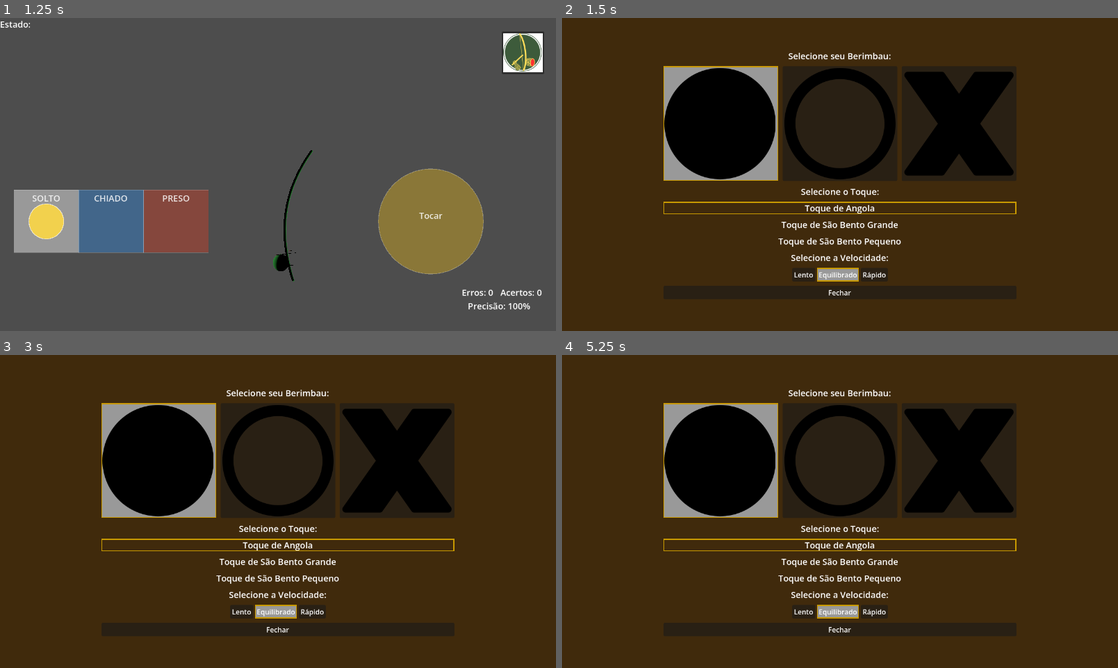
Above: before the commit, frames 1-4 (two rows, left to right).
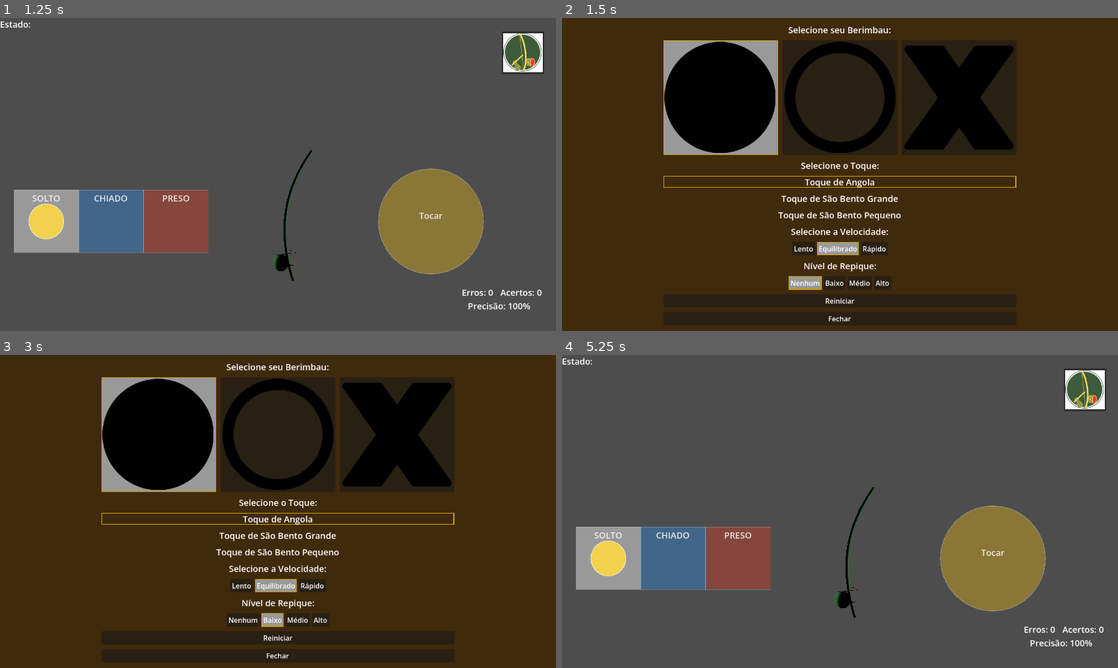
Above: after the commit, the same moments.

Repository: frsbrito/berimbau-3d
Game: Godot game, scene res://scenes/menu_principal.tscn
The game is run twice, just before and just after one commit, with the same random seed, the same clock (stepped at 60 frames per second) and the same inputs.
Inputs (mouse positions are in pixels of both pictures, inside the frame that each line leads up to):
- Up to frame 1 (1.25 s): click "Jogar" at 0.5 s
- Up to frame 2 (1.5 s): click (1084, 52) at 1.25 s
- Up to frame 3 (3 s): click (244, 621) at 2 s, where only the run after the commit has a clickable "Nenhum"; click (272, 621) at 2.75 s, where only the run after the commit has a clickable "Baixo"
- Up to frame 4 (5.25 s): click (862, 621) at 3.5 s, where only the run after the commit has a clickable "Médio"; click (884, 621) at 4.25 s, where only the run after the commit has a clickable "Alto"; click (840, 636) at 5 s, where only the run after the commit has a clickable "Reiniciar"

Frame 1 is identical in both runs. In frame 2, 17% of the frame differs, in the area x 18-82%, y 2-98%; in frame 3, 17%; in frame 4, 100%, in the area x 0-100%, y 0-100%.

Commit message:
Adiciona seleção de nível de repique nos menus de opções

Diff:
--- a/scenes/menu_opcoes.gd
+++ b/scenes/menu_opcoes.gd
@@ -11,6 +11,11 @@
 @onready var btn_lento = $Panel/MarginContainer/VBoxContainer/HBoxContainer_Velocidade/BtnLento
 @onready var btn_equilibrado = $Panel/MarginContainer/VBoxContainer/HBoxContainer_Velocidade/BtnEquilibrado
 @onready var btn_rapido = $Panel/MarginContainer/VBoxContainer/HBoxContainer_Velocidade/BtnRapido
+
+@onready var btn_rep_nenhum = $Panel/MarginContainer/VBoxContainer/HBoxContainer_Repique/BtnRepNenhum
+@onready var btn_rep_baixo  = $Panel/MarginContainer/VBoxContainer/HBoxContainer_Repique/BtnRepBaixo
+@onready var btn_rep_medio  = $Panel/MarginContainer/VBoxContainer/HBoxContainer_Repique/BtnRepMedio
+@onready var btn_rep_alto   = $Panel/MarginContainer/VBoxContainer/HBoxContainer_Repique/BtnRepAlto
 
 func _ready():
 	set_anchors_and_offsets_preset(Control.PRESET_FULL_RECT)
@@ -36,6 +41,12 @@
 		btn_rapido.button_pressed = true
 	else:
 		btn_equilibrado.button_pressed = true
+
+	match GameData.repique_nivel:
+		GameData.REPIQUE_NENHUM: btn_rep_nenhum.button_pressed = true
+		GameData.REPIQUE_BAIXO:  btn_rep_baixo.button_pressed  = true
+		GameData.REPIQUE_MEDIO:  btn_rep_medio.button_pressed  = true
+		GameData.REPIQUE_ALTO:   btn_rep_alto.button_pressed   = true
 
 func _on_btn_viola_pressed():
 	GameData.berimbau_atual = GameData.BERIMBAU_VIOLA
@@ -67,6 +78,22 @@
 	btn_angola.button_pressed = false
 	btn_sb_grande.button_pressed = false
 
+func _on_btn_rep_nenhum_pressed():
+	GameData.repique_nivel = GameData.REPIQUE_NENHUM
+
+func _on_btn_rep_baixo_pressed():
+	GameData.repique_nivel = GameData.REPIQUE_BAIXO
+
+func _on_btn_rep_medio_pressed():
+	GameData.repique_nivel = GameData.REPIQUE_MEDIO
+
+func _on_btn_rep_alto_pressed():
+	GameData.repique_nivel = GameData.REPIQUE_ALTO
+
+func _on_btn_reiniciar_pressed():
+	get_tree().paused = false
+	get_tree().reload_current_scene()
+
 func _on_btn_fechar_pressed():
 	queue_free()
 	get_tree().paused = false
--- a/scenes/menu_opcoes.tscn
+++ b/scenes/menu_opcoes.tscn
@@ -93,6 +93,37 @@
 border_width_right = 2
 border_width_bottom = 2
 border_color = Color(0.78431374, 0.6, 0, 1)
+
+[sub_resource type="StyleBoxFlat" id="StyleBoxFlat_rep1"]
+border_width_left = 2
+border_width_top = 2
+border_width_right = 2
+border_width_bottom = 2
+border_color = Color(0.78431374, 0.6, 0, 1)
+
+[sub_resource type="StyleBoxFlat" id="StyleBoxFlat_rep2"]
+border_width_left = 2
+border_width_top = 2
+border_width_right = 2
+border_width_bottom = 2
+border_color = Color(0.78431374, 0.6, 0, 1)
+
+[sub_resource type="StyleBoxFlat" id="StyleBoxFlat_rep3"]
+border_width_left = 2
+border_width_top = 2
+border_width_right = 2
+border_width_bottom = 2
+border_color = Color(0.78431374, 0.6, 0, 1)
+
+[sub_resource type="StyleBoxFlat" id="StyleBoxFlat_rep4"]
+border_width_left = 2
+border_width_top = 2
+border_width_right = 2
+border_width_bottom = 2
+border_color = Color(0.78431374, 0.6, 0, 1)
+
+[sub_resource type="ButtonGroup" id="ButtonGroup_rep"]
+resource_name = "Repique"
 
 [node name="MenuOpcoes" type="Control" unique_id=1613838885]
 process_mode = 3
@@ -230,6 +261,47 @@
 toggle_mode = true
 text = "Rápido"
 
+[node name="Label_Repique" type="Label" parent="Panel/MarginContainer/VBoxContainer" unique_id=111222333]
+layout_mode = 2
+text = "Nível de Repique:"
+horizontal_alignment = 1
+
+[node name="HBoxContainer_Repique" type="HBoxContainer" parent="Panel/MarginContainer/VBoxContainer" unique_id=111222334]
+layout_mode = 2
+alignment = 1
+
+[node name="BtnRepNenhum" type="Button" parent="Panel/MarginContainer/VBoxContainer/HBoxContainer_Repique" unique_id=111222335]
+layout_mode = 2
+theme_override_styles/pressed = SubResource("StyleBoxFlat_rep1")
+toggle_mode = true
+button_group = SubResource("ButtonGroup_rep")
+text = "Nenhum"
+
+[node name="BtnRepBaixo" type="Button" parent="Panel/MarginContainer/VBoxContainer/HBoxContainer_Repique" unique_id=111222336]
+layout_mode = 2
+theme_override_styles/pressed = SubResource("StyleBoxFlat_rep2")
+toggle_mode = true
+button_group = SubResource("ButtonGroup_rep")
+text = "Baixo"
+
+[node name="BtnRepMedio" type="Button" parent="Panel/MarginContainer/VBoxContainer/HBoxContainer_Repique" unique_id=111222337]
+layout_mode = 2
+theme_override_styles/pressed = SubResource("StyleBoxFlat_rep3")
+toggle_mode = true
+button_group = SubResource("ButtonGroup_rep")
+text = "Médio"
+
+[node name="BtnRepAlto" type="Button" parent="Panel/MarginContainer/VBoxContainer/HBoxContainer_Repique" unique_id=111222338]
+layout_mode = 2
+theme_override_styles/pressed = SubResource("StyleBoxFlat_rep4")
+toggle_mode = true
+button_group = SubResource("ButtonGroup_rep")
+text = "Alto"
+
+[node name="BtnReiniciar" type="Button" parent="Panel/MarginContainer/VBoxContainer" unique_id=987654321]
+layout_mode = 2
+text = "Reiniciar"
+
 [node name="BtnFechar" type="Button" parent="Panel/MarginContainer/VBoxContainer" unique_id=1914438985]
 layout_mode = 2
 text = "Fechar
@@ -244,4 +316,9 @@
 [connection signal="pressed" from="Panel/MarginContainer/VBoxContainer/HBoxContainer_Velocidade/BtnLento" to="." method="_on_btn_lento_pressed"]
 [connection signal="pressed" from="Panel/MarginContainer/VBoxContainer/HBoxContainer_Velocidade/BtnEquilibrado" to="." method="_on_btn_equilibrado_pressed"]
 [connection signal="pressed" from="Panel/MarginContainer/VBoxContainer/HBoxContainer_Velocidade/BtnRapido" to="." method="_on_btn_rapido_pressed"]
+[connection signal="pressed" from="Panel/MarginContainer/VBoxContainer/HBoxContainer_Repique/BtnRepNenhum" to="." method="_on_btn_rep_nenhum_pressed"]
+[connection signal="pressed" from="Panel/MarginContainer/VBoxContainer/HBoxContainer_Repique/BtnRepBaixo" to="." method="_on_btn_rep_baixo_pressed"]
+[connection signal="pressed" from="Panel/MarginContainer/VBoxContainer/HBoxContainer_Repique/BtnRepMedio" to="." method="_on_btn_rep_medio_pressed"]
+[connection signal="pressed" from="Panel/MarginContainer/VBoxContainer/HBoxContainer_Repique/BtnRepAlto" to="." method="_on_btn_rep_alto_pressed"]
+[connection signal="pressed" from="Panel/MarginContainer/VBoxContainer/BtnReiniciar" to="." method="_on_btn_reiniciar_pressed"]
 [connection signal="pressed" from="Panel/MarginContainer/VBoxContainer/BtnFechar" to="." method="_on_btn_fechar_pressed"]
--- a/scenes/menu_opcoes_principal.gd
+++ b/scenes/menu_opcoes_principal.gd
@@ -11,6 +11,11 @@
 @onready var btn_lento = $Panel/MarginContainer/VBoxContainer/HBoxContainer_Velocidade/BtnLento
 @onready var btn_equilibrado = $Panel/MarginContainer/VBoxContainer/HBoxContainer_Velocidade/BtnEquilibrado
 @onready var btn_rapido = $Panel/MarginContainer/VBoxContainer/HBoxContainer_Velocidade/BtnRapido
+
+@onready var btn_rep_nenhum = $Panel/MarginContainer/VBoxContainer/HBoxContainer_Repique/BtnRepNenhum
+@onready var btn_rep_baixo  = $Panel/MarginContainer/VBoxContainer/HBoxContainer_Repique/BtnRepBaixo
+@onready var btn_rep_medio  = $Panel/MarginContainer/VBoxContainer/HBoxContainer_Repique/BtnRepMedio
+@onready var btn_rep_alto   = $Panel/MarginContainer/VBoxContainer/HBoxContainer_Repique/BtnRepAlto
 
 func _ready():
 	if GameData.berimbau_atual == GameData.BERIMBAU_VIOLA:
@@ -33,6 +38,12 @@
 		btn_rapido.button_pressed = true
 	else:
 		btn_equilibrado.button_pressed = true
+
+	match GameData.repique_nivel:
+		GameData.REPIQUE_NENHUM: btn_rep_nenhum.button_pressed = true
+		GameData.REPIQUE_BAIXO:  btn_rep_baixo.button_pressed  = true
+		GameData.REPIQUE_MEDIO:  btn_rep_medio.button_pressed  = true
+		GameData.REPIQUE_ALTO:   btn_rep_alto.button_pressed   = true
 
 func _on_btn_viola_pressed():
 	GameData.berimbau_atual = GameData.BERIMBAU_VIOLA
@@ -79,5 +90,17 @@
 	btn_lento.button_pressed = false
 	btn_equilibrado.button_pressed = false
 
+func _on_btn_rep_nenhum_pressed():
+	GameData.repique_nivel = GameData.REPIQUE_NENHUM
+
+func _on_btn_rep_baixo_pressed():
+	GameData.repique_nivel = GameData.REPIQUE_BAIXO
+
+func _on_btn_rep_medio_pressed():
+	GameData.repique_nivel = GameData.REPIQUE_MEDIO
+
+func _on_btn_rep_alto_pressed():
+	GameData.repique_nivel = GameData.REPIQUE_ALTO
+
 func _on_btn_voltar_pressed() -> void:
 	get_tree().change_scene_to_file("res://scenes/menu_principal.tscn")
--- a/scenes/menu_opcoes_principal.tscn
+++ b/scenes/menu_opcoes_principal.tscn
@@ -93,6 +93,37 @@
 border_width_right = 2
 border_width_bottom = 2
 border_color = Color(0.78431374, 0.6, 0, 1)
+
+[sub_resource type="StyleBoxFlat" id="StyleBoxFlat_prq1"]
+border_width_left = 2
+border_width_top = 2
+border_width_right = 2
+border_width_bottom = 2
+border_color = Color(0.78431374, 0.6, 0, 1)
+
+[sub_resource type="StyleBoxFlat" id="StyleBoxFlat_prq2"]
+border_width_left = 2
+border_width_top = 2
+border_width_right = 2
+border_width_bottom = 2
+border_color = Color(0.78431374, 0.6, 0, 1)
+
+[sub_resource type="StyleBoxFlat" id="StyleBoxFlat_prq3"]
+border_width_left = 2
+border_width_top = 2
+border_width_right = 2
+border_width_bottom = 2
+border_color = Color(0.78431374, 0.6, 0, 1)
+
+[sub_resource type="StyleBoxFlat" id="StyleBoxFlat_prq4"]
+border_width_left = 2
+border_width_top = 2
+border_width_right = 2
+border_width_bottom = 2
+border_color = Color(0.78431374, 0.6, 0, 1)
+
+[sub_resource type="ButtonGroup" id="ButtonGroup_prq"]
+resource_name = "Repique"
 
 [node name="MenuOpcoesPrincipal" type="Control" unique_id=840219342]
 layout_mode = 3
@@ -216,6 +247,43 @@
 toggle_mode = true
 text = "Rápido"
 
+[node name="Label_Repique" type="Label" parent="Panel/MarginContainer/VBoxContainer" unique_id=221133441]
+layout_mode = 2
+text = "Nível de Repique:"
+horizontal_alignment = 1
+
+[node name="HBoxContainer_Repique" type="HBoxContainer" parent="Panel/MarginContainer/VBoxContainer" unique_id=221133442]
+layout_mode = 2
+alignment = 1
+
+[node name="BtnRepNenhum" type="Button" parent="Panel/MarginContainer/VBoxContainer/HBoxContainer_Repique" unique_id=221133443]
+layout_mode = 2
+theme_override_styles/pressed = SubResource("StyleBoxFlat_prq1")
+toggle_mode = true
+button_group = SubResource("ButtonGroup_prq")
+text = "Nenhum"
+
+[node name="BtnRepBaixo" type="Button" parent="Panel/MarginContainer/VBoxContainer/HBoxContainer_Repique" unique_id=221133444]
+layout_mode = 2
+theme_override_styles/pressed = SubResource("StyleBoxFlat_prq2")
+toggle_mode = true
+button_group = SubResource("ButtonGroup_prq")
+text = "Baixo"
+
+[node name="BtnRepMedio" type="Button" parent="Panel/MarginContainer/VBoxContainer/HBoxContainer_Repique" unique_id=221133445]
+layout_mode = 2
+theme_override_styles/pressed = SubResource("StyleBoxFlat_prq3")
+toggle_mode = true
+button_group = SubResource("ButtonGroup_prq")
+text = "Médio"
+
+[node name="BtnRepAlto" type="Button" parent="Panel/MarginContainer/VBoxContainer/HBoxContainer_Repique" unique_id=221133446]
+layout_mode = 2
+theme_override_styles/pressed = SubResource("StyleBoxFlat_prq4")
+toggle_mode = true
+button_group = SubResource("ButtonGroup_prq")
+text = "Alto"
+
 [node name="BtnVoltar" type="Button" parent="Panel/MarginContainer/VBoxContainer" unique_id=1253573149]
 layout_mode = 2
 text = "Fechar
@@ -230,4 +298,8 @@
 [connection signal="pressed" from="Panel/MarginContainer/VBoxContainer/HBoxContainer_Velocidade/BtnLento" to="." method="_on_btn_lento_pressed"]
 [connection signal="pressed" from="Panel/MarginContainer/VBoxContainer/HBoxContainer_Velocidade/BtnEquilibrado" to="." method="_on_btn_equilibrado_pressed"]
 [connection signal="pressed" from="Panel/MarginContainer/VBoxContainer/HBoxContainer_Velocidade/BtnRapido" to="." method="_on_btn_rapido_pressed"]
+[connection signal="pressed" from="Panel/MarginContainer/VBoxContainer/HBoxContainer_Repique/BtnRepNenhum" to="." method="_on_btn_rep_nenhum_pressed"]
+[connection signal="pressed" from="Panel/MarginContainer/VBoxContainer/HBoxContainer_Repique/BtnRepBaixo" to="." method="_on_btn_rep_baixo_pressed"]
+[connection signal="pressed" from="Panel/MarginContainer/VBoxContainer/HBoxContainer_Repique/BtnRepMedio" to="." method="_on_btn_rep_medio_pressed"]
+[connection signal="pressed" from="Panel/MarginContainer/VBoxContainer/HBoxContainer_Repique/BtnRepAlto" to="." method="_on_btn_rep_alto_pressed"]
 [connection signal="pressed" from="Panel/MarginContainer/VBoxContainer/BtnVoltar" to="." method="_on_btn_voltar_pressed"]
